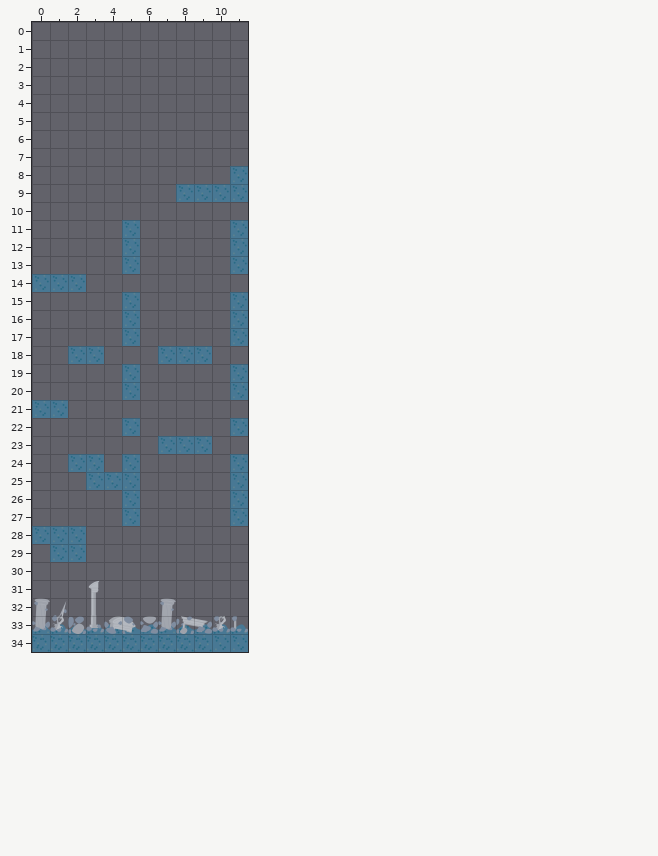
Two versions of a level (Tiled map (JSON), Dive/assets/levels/level_9.json). Above, as it was before the edit.
Cells are 382x382 px. Shown: x 0..11, y 0..34. Not drawn, because the pictures are missing: unchanged layer "obj_layer".
The same view after the edit:
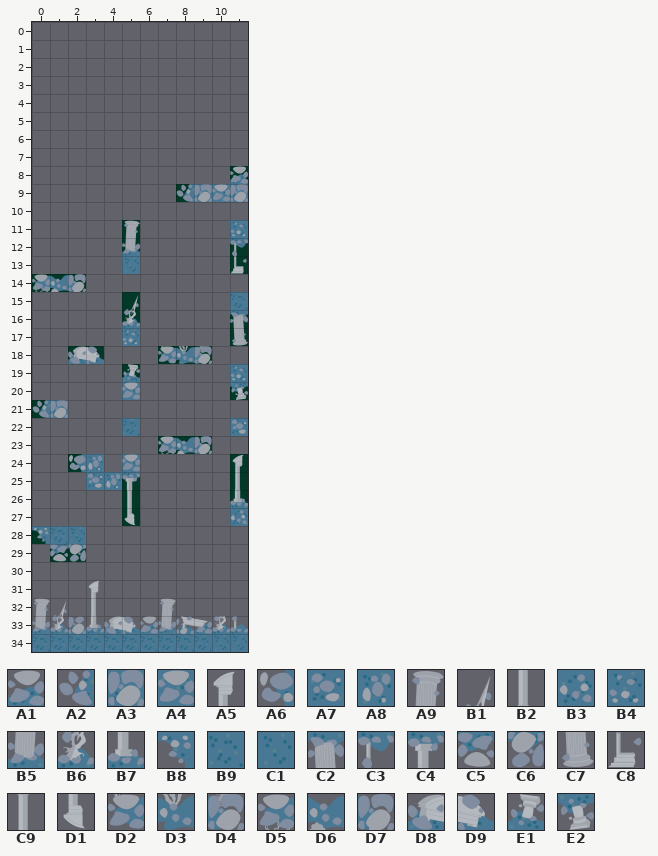
Key: from "Tileset": A1 13, A2 21, A3 22, A4 23, A5 29, A6 31, A7 32, A8 33, A9 36, B1 37, B2 39, B3 42, B4 43, B5 46, B6 47, B7 49, B8 51, B9 52, C1 53, C2 56, C3 58, C4 59, C5 62, C6 63, C7 66, C8 68, C9 69, D1 79, D2 80, D3 81, D4 82, D5 83, D6 84, D7 85, D8 86, D9 87, E1 89, E2 99.
__ is an empty cell.
Difference:
Layer "render_layer":
y 8: x 11 C1 -> A1
y 9: x 8..11 C1 C1 C1 C1 -> A2 A3 A4 A3
y 11: x 5 C1 -> A9; x 11 C1 -> B4
y 12: x 5 C1 -> B5; x 11 C1 -> C3
y 13: x 11 C1 -> C8
y 14: x 0..2 C1 C1 C1 -> D5 D6 D7
y 15: x 5 C1 -> B1; x 11 C1 -> B9
y 16: x 5 C1 -> B6; x 11 C1 -> C2
y 17: x 5 C1 -> B4; x 11 C1 -> C7
y 18: x 2..3 C1 C1 -> D8 D9; x 7..9 C1 C1 C1 -> D2 D3 D4
y 19: x 5 C1 -> E1; x 11 C1 -> B4
y 20: x 5 C1 -> A4; x 11 C1 -> E2
y 21: x 0..1 C1 C1 -> A2 A3
y 22: x 5 C1 -> B9; x 11 C1 -> A7
y 23: x 7..9 C1 C1 C1 -> D5 D6 D7
y 24: x 2..3 C1 C1 -> A6 A8; x 5 C1 -> A4; x 11 C1 -> A5
y 25: x 3..5 C1 C1 C1 -> A7 A8 C4; x 11 C1 -> B2
y 26: x 5 C1 -> C9; x 11 C1 -> B7
y 27: x 5 C1 -> D1; x 11 C1 -> B3
y 28: x 0..1 C1 C1 -> B8 B9
y 29: x 1..2 C1 C1 -> C5 C6
